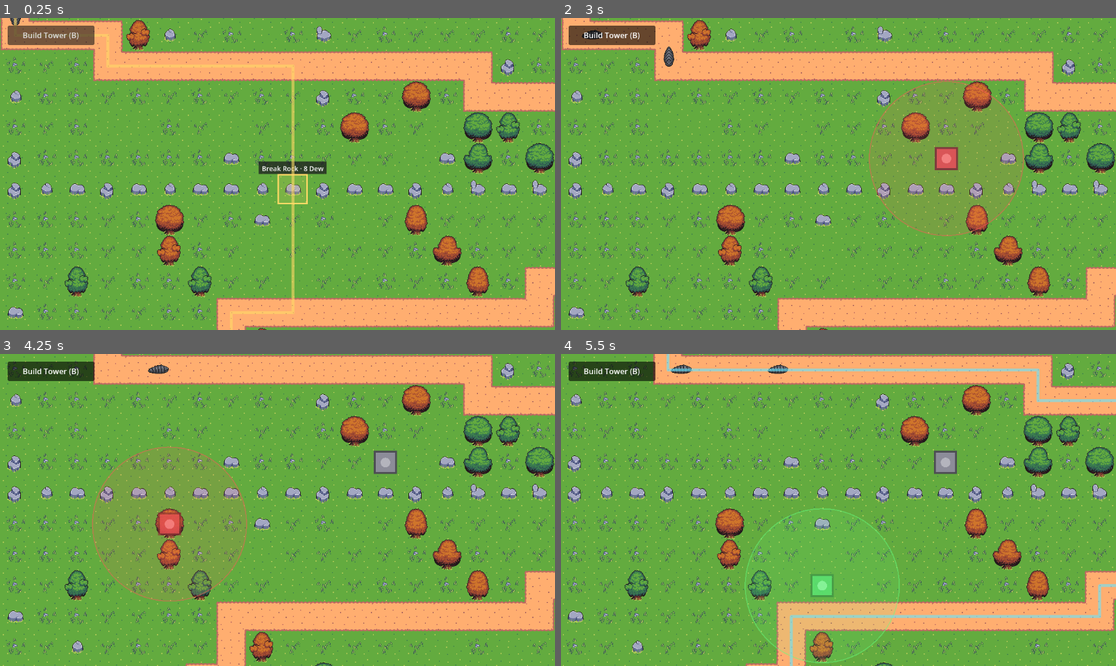
Above: before the commit, frames 1-4 (two rows, left to right).
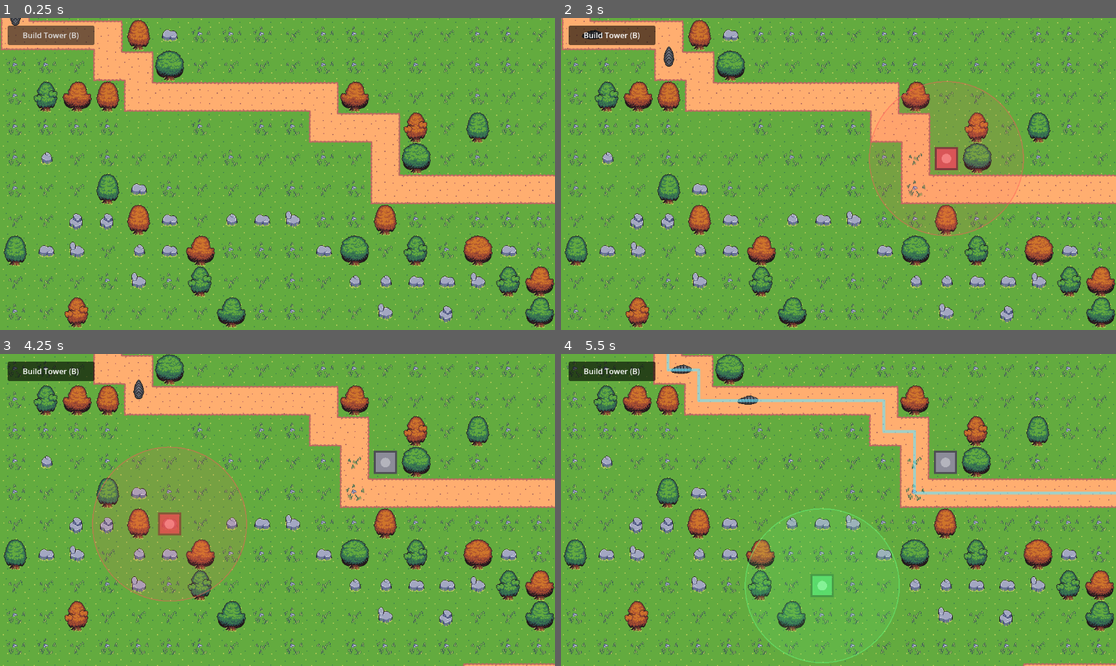
Above: after the commit, the same moments.

Repository: JordanTejadaGitHub/Game
Game: Godot game, scene res://scenes/main.tscn
Same seed, same stepped clock (60 frames per second), same inputs: the game is played once before the commit and once after it.
Inputs (mouse positions are in pixels of both pictures, inside the frame that each line leads up to):
- Up to frame 1 (0.25 s): no input
- Up to frame 2 (3 s): click "Build Tower (B)" at 0.5 s; click "Build Tower (B)" at 1.25 s; click "Build Tower (B)" at 2 s; move the mouse to (960, 158) at 2.77 s; press the mouse at (960, 158) at 2.78 s
- Up to frame 3 (4.25 s): move the mouse to (166, 525) at 3.52 s; release the mouse at (166, 525) at 3.53 s; tap S (move_camera_down) at 3.6 s
- Up to frame 4 (5.5 s): move the mouse to (894, 441) at 4.27 s; hold A (move_camera_left) 4.28-5.03 s; move the mouse to (810, 572) at 5.02 s; tap D (move_camera_right) at 5.1 s

The runs differ from the first frame. In frame 1, 37% of the frame differs, in the area x 0-100%, y 0-100%; in frame 2, 36%; in frame 3, 37%; in frame 4, 37%.

Commit message:
Make tree and rock placement more varied
Each map rolls its own tree density and grove size. Rocks now also form
round clusters. Ridges wobble up/down, thicken in places, and mix rocks
and trees. The first ridge sits on the start's side so the route always
zig-zags, and ridges stay within base row +-1 so neighbours never seal
the map. Route carving treats ridges as solid unless there's no other way.

Diff:
--- a/Project_T/scripts/map/enivornment_object_generator.gd
+++ b/Project_T/scripts/map/enivornment_object_generator.gd
@@ -7,15 +7,29 @@
 @export var noise_texture: NoiseTexture2D
 @export var tree_obstacle: ObstacleData = preload("res://resource/obstacle/tree.tres")
 @export var rock_obstacle: ObstacleData = preload("res://resource/obstacle/rock.tres")
-@export_range(0.0, 1.0) var rock_chance: float = 0.04  # Chance for a free, non-tree cell to get a rock
+@export_group("Trees")
+# Share of the noise range that becomes trees; each map rolls a value in this range.
+@export_range(0.0, 0.6) var tree_density_min: float = 0.14
+@export_range(0.0, 0.6) var tree_density_max: float = 0.3
+# Each map scales the noise frequency by a random factor in this range: low = big groves, high = small copses.
+@export var tree_cluster_scale_min: float = 0.7
+@export var tree_cluster_scale_max: float = 1.4
+@export_group("Rocks")
+@export_range(0.0, 1.0) var rock_chance: float = 0.02  # Chance for any free cell to get a lone rock
+@export var rock_cluster_count_min: int = 2
+@export var rock_cluster_count_max: int = 7
+@export var rock_cluster_radius_min: float = 1.0  # In cells
+@export var rock_cluster_radius_max: float = 2.5
 @export_group("Ridges")
-# Ridges are rows of rocks or trees running in from the left or right wall. They make the starting
-# route snake back and forth; clearing one of their cells opens a shortcut.
-@export var ridge_count_min: int = 3
+# Ridges are wobbly lines of rocks and trees running in from the left or right wall. They make the
+# starting route snake back and forth; clearing one of their cells opens a shortcut.
+@export var ridge_count_min: int = 2
 @export var ridge_count_max: int = 5
-@export_range(0.1, 1.0) var ridge_length_min: float = 0.55  # Fraction of the map's width
-@export_range(0.1, 1.0) var ridge_length_max: float = 0.8
-@export var ridge_min_spacing: int = 4  # Rows between ridges (and from the top/bottom walls)
+@export_range(0.1, 1.0) var ridge_length_min: float = 0.55  # Fraction of the map's width (>0.5 so opposite ridges overlap)
+@export_range(0.1, 1.0) var ridge_length_max: float = 0.85
+@export var ridge_min_spacing: int = 5  # Rows between ridge centres (and walls); ridges span ±1, so keep >= 4
+@export_range(0.0, 1.0) var ridge_wander_chance: float = 0.3  # Per cell: step up/down a row (max 1 from its base)
+@export_range(0.0, 1.0) var ridge_thicken_chance: float = 0.2  # Per cell: add a second cell above/below
 @onready var path_tile_map_layer: PathGenerator = %PathTileMapLayer
 
 var unwalkable_cells: PackedVector2Array
@@ -28,24 +42,33 @@
 ]
 
 # Noise thresholds (set by generate_obstacles): below `_tree_level` = tree, below `_detail_level` =
-# grass detail, above = bare grass. Derived from the noise texture's colour ramp offsets.
+# grass detail, above = bare grass. Tree level is rolled per map; detail level comes from the noise
+# texture's colour ramp.
 var _tree_level: float
 var _detail_level: float
+var _base_noise_frequency := -1.0  # The scene's noise frequency, before per-map scaling
+var _start_on_left := true
 
 func initialize(startPath: Vector2i, endPath: Vector2i) -> PackedVector2Array:
+	_start_on_left = startPath.x < MAP_GRID.size.x / 2
 	_generate_border(startPath, endPath)
 	_generate_outer_layer_of_rocks()
 	return unwalkable_cells
 
-# Places ridges, trees (clustered by noise) and scattered rocks, skipping `skip_cells`. The noise is
-# reseeded from `rng`, so every seed gives a different forest. Returns {cell (Vector2): ObstacleData}.
+# Places ridges, rock clusters, trees (clustered by noise) and lone rocks, skipping `skip_cells`.
+# Everything is rolled from `rng`, so every seed gives a different forest.
+# Returns {cell (Vector2): ObstacleData}.
 func generate_obstacles(rng: RandomNumberGenerator, skip_cells: PackedVector2Array) -> Dictionary:
 	var noise: FastNoiseLite = noise_texture.noise
+	if _base_noise_frequency < 0.0:
+		_base_noise_frequency = noise.frequency
 	noise.seed = rng.randi()
-	_compute_noise_levels(noise)
+	noise.frequency = _base_noise_frequency * rng.randf_range(tree_cluster_scale_min, tree_cluster_scale_max)
+	_compute_noise_levels(noise, rng.randf_range(tree_density_min, tree_density_max))
 
 	var obstacles := {}
 	_generate_ridges(rng, skip_cells, obstacles)
+	_generate_rock_clusters(rng, skip_cells, obstacles)
 	for x in MAP_GRID.size.x:
 		for y in MAP_GRID.size.y:
 			var cell := Vector2(x, y)
@@ -57,22 +80,54 @@
 				_place_obstacle(rng, cell, rock_obstacle, obstacles)
 	return obstacles
 
-# Horizontal ridges on well-spaced rows, each attached to the left or right wall (alternating, so
-# the route has to zig-zag between their open ends).
+# Wobbly ridges on well-spaced rows, each attached to the left or right wall (alternating, so the
+# route has to zig-zag between their open ends). Each ridge has its own rock/tree mix. Diagonal
+# wobbles still block: creatures only move up/down/left/right.
+# The first ridge sits on the start's side: the route is pushed across, and the next ridge forces
+# it back. Starting on the far side would let the route slip past both without doubling back.
 func _generate_ridges(rng: RandomNumberGenerator, skip_cells: PackedVector2Array, obstacles: Dictionary) -> void:
 	var inner_width := int(MAP_GRID.size.x) - 2  # Columns between the side walls
 	var rows := _pick_ridge_rows(rng, rng.randi_range(ridge_count_min, ridge_count_max))
-	var from_left := rng.randf() < 0.5
-	for row in rows:
+	var from_left := _start_on_left
+	for base_row in rows:
 		var length := int(inner_width * rng.randf_range(ridge_length_min, ridge_length_max))
-		var data := rock_obstacle if rng.randf() < 0.5 else tree_obstacle
+		var rock_share := rng.randf()
+		var row := base_row
 		for i in length:
+			if rng.randf() < ridge_wander_chance:
+				row = clampi(row + (1 if rng.randf() < 0.5 else -1), base_row - 1, base_row + 1)
 			var x := 1 + i if from_left else inner_width - i
-			var cell := Vector2(x, row)
-			if not skip_cells.has(cell):
-				_place_obstacle(rng, cell, data, obstacles)
-				ridge_cells[cell] = true
+			_place_ridge_cell(rng, Vector2(x, row), rock_share, skip_cells, obstacles)
+			if rng.randf() < ridge_thicken_chance:
+				# Thicken within the ridge's band (base row ±1) so neighbouring ridges never touch.
+				var side := 1 if rng.randf() < 0.5 else -1
+				if absi(row + side - base_row) > 1:
+					side = -side
+				_place_ridge_cell(rng, Vector2(x, row + side), rock_share, skip_cells, obstacles)
 		from_left = not from_left
+
+func _place_ridge_cell(rng: RandomNumberGenerator, cell: Vector2, rock_share: float,
+		skip_cells: PackedVector2Array, obstacles: Dictionary) -> void:
+	if skip_cells.has(cell) or not MAP_GRID.is_within_bounds(cell):
+		return
+	_place_obstacle(rng, cell, rock_obstacle if rng.randf() < rock_share else tree_obstacle, obstacles)
+	ridge_cells[cell] = true
+
+# Round-ish blobs of rocks, denser in the middle.
+func _generate_rock_clusters(rng: RandomNumberGenerator, skip_cells: PackedVector2Array, obstacles: Dictionary) -> void:
+	for cluster in rng.randi_range(rock_cluster_count_min, rock_cluster_count_max):
+		var center := Vector2(rng.randi_range(1, int(MAP_GRID.size.x) - 2), rng.randi_range(1, int(MAP_GRID.size.y) - 2))
+		var radius := rng.randf_range(rock_cluster_radius_min, rock_cluster_radius_max)
+		var reach := ceili(radius)
+		for dx in range(-reach, reach + 1):
+			for dy in range(-reach, reach + 1):
+				var cell := center + Vector2(dx, dy)
+				var distance := Vector2(dx, dy).length()
+				if distance > radius or skip_cells.has(cell) or obstacles.has(cell) \
+						or not MAP_GRID.is_within_bounds(cell):
+					continue
+				if rng.randf() < 1.0 - distance / (radius + 1.0):
+					_place_obstacle(rng, cell, rock_obstacle, obstacles)
 
 # Up to `count` distinct rows, sorted, each at least `ridge_min_spacing` from the others and the walls.
 func _pick_ridge_rows(rng: RandomNumberGenerator, count: int) -> Array[int]:
@@ -109,7 +164,7 @@
 			if value > _tree_level and value <= _detail_level:
 				set_cell(Vector2i(cell), SOURCE_ID, grass_details[rng.randi_range(0, grass_details.size() - 1)])
 
-func _compute_noise_levels(noise: FastNoiseLite) -> void:
+func _compute_noise_levels(noise: FastNoiseLite, tree_density: float) -> void:
 	var lowest := INF
 	var highest := -INF
 	for x in MAP_GRID.size.x:
@@ -118,8 +173,8 @@
 			lowest = minf(lowest, value)
 			highest = maxf(highest, value)
 	var offsets := noise_texture.color_ramp.offsets
-	_tree_level = lowest + (highest - lowest) * offsets[1]
-	_detail_level = lowest + (highest - lowest) * offsets[2]
+	_tree_level = lowest + (highest - lowest) * tree_density
+	_detail_level = lowest + (highest - lowest) * maxf(offsets[2], tree_density)
 
 func _generate_border(startPath: Vector2i, endPath: Vector2i) -> void:
 	var corners = {
--- a/Project_T/scripts/map/map_generator.gd
+++ b/Project_T/scripts/map/map_generator.gd
@@ -50,22 +50,38 @@
 	environment_object_layer.generate_details(rng, no_details)
 
 # If obstacles cut the start off from the end, clears the fewest-obstacle route between them.
+# Ridges are left intact (they create the zig-zag) unless there's no other way through.
 func _carve_route_if_blocked() -> void:
 	if not path_layer.find_path_from(startPath).is_empty():
 		return
+	var route := _find_carve_route(false)
+	if route.is_empty():
+		route = _find_carve_route(true)
+	for cell in route:
+		if obstacles.has(cell):
+			_remove_obstacle(cell)
+
+# Cheapest start-to-end route where obstacles are passable but costly. Ridge cells are solid unless
+# `break_ridges`.
+func _find_carve_route(break_ridges: bool) -> PackedVector2Array:
 	var astar := AStarGrid2D.new()
 	astar.region = Rect2i(Vector2i.ZERO, Vector2i(MAP_GRID.size))
 	astar.diagonal_mode = AStarGrid2D.DIAGONAL_MODE_NEVER
+	astar.default_compute_heuristic = AStarGrid2D.HEURISTIC_MANHATTAN
+	astar.default_estimate_heuristic = AStarGrid2D.HEURISTIC_MANHATTAN
 	astar.update()
 	for cell in unwalkable_cells:
 		if astar.is_in_boundsv(Vector2i(cell)):
 			astar.set_point_solid(Vector2i(cell), true)
 	for cell in obstacles:
-		var is_ridge: bool = environment_object_layer.ridge_cells.has(cell)
-		astar.set_point_weight_scale(Vector2i(cell), CARVE_RIDGE_WEIGHT if is_ridge else CARVE_OBSTACLE_WEIGHT)
-	for cell in astar.get_point_path(Vector2i(startPath), Vector2i(endPath)):
-		if obstacles.has(cell):
-			_remove_obstacle(cell)
+		if environment_object_layer.ridge_cells.has(cell):
+			if break_ridges:
+				astar.set_point_weight_scale(Vector2i(cell), CARVE_RIDGE_WEIGHT)
+			else:
+				astar.set_point_solid(Vector2i(cell), true)
+		else:
+			astar.set_point_weight_scale(Vector2i(cell), CARVE_OBSTACLE_WEIGHT)
+	return astar.get_point_path(Vector2i(startPath), Vector2i(endPath))
 
 func _remove_obstacle(cell: Vector2) -> void:
 	obstacles.erase(cell)
--- a/Project_T/tests/test_obstacles.gd
+++ b/Project_T/tests/test_obstacles.gd
@@ -37,6 +37,12 @@
 		var straight := int(absf(map.endPath.x - map.startPath.x) + absf(map.endPath.y - map.startPath.y)) + 1
 		var length: int = map.get_path_from(map.startPath).size()
 		_check(length > straight, "seed %d: route winds (%d cells vs %d straight)" % [seed_value, length, straight])
+		var env = main.get_node("%EnvironmentObjectTileMapLayer")
+		var broken := 0
+		for cell in env.ridge_cells:
+			if not map.obstacles.has(cell):
+				broken += 1
+		_check(broken == 0, "seed %d: generation keeps ridges intact (%d broken)" % [seed_value, broken])
 		main.free()
 
 	# Rocks almost everywhere: the generator must carve a route through.
